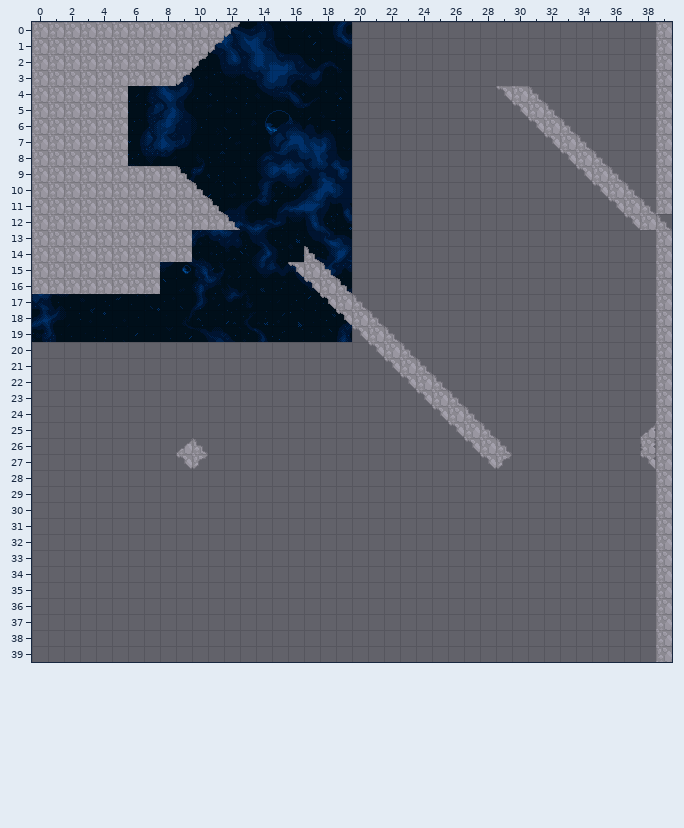
One commit to this Tiled map (JSON): core/assets/levels/level_1/level_4.tmj. The picture above is the old version.
Cells are 16x16 px. Shown: x 0..39, y 0..39.
And afterwards:
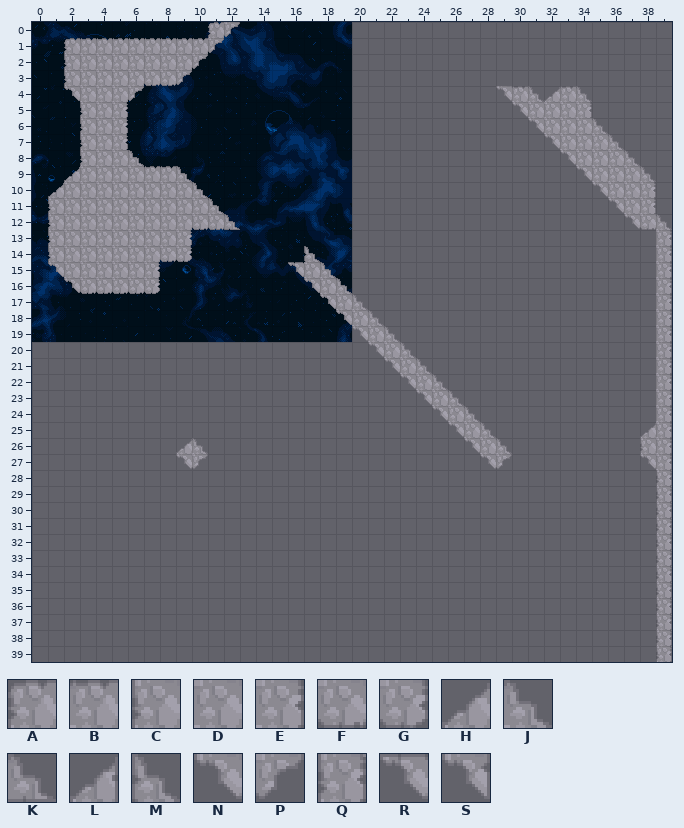
Key: from "tileset": A 0 "GameObject", B 1 "GameObject", C 16 "GameObject", D 17 "GameObject", E 18 "GameObject", F 33 "GameObject", G 34 "GameObject", H 66 "GameObject", J 67 "GameObject", K 71 "GameObject", L 73 "GameObject", M 75 "GameObject", N 82 "GameObject", P 83 "GameObject", Q 89 "GameObject", R 101 "GameObject", S 105 "GameObject".
_ is an empty cell.
Diff:
Layer "Tile Layer 1":
Tile D gives way to tile A in row 0 at x 11; in row 1 at x 2.
Tile D gives way to tile B in row 1 at x 3 to 10; in row 4 at x 30; in row 9 at x 7 to 8.
The edit adds tile B in row 4 at x 33.
Tile D gives way to tile C in rows 2 to 3 at x 2; in rows 5 to 8 at x 3; in rows 11 to 14 at x 1.
Tile Q gives way to tile C in row 26 at x 38.
Tile J gives way to tile D in row 5 at x 32; in row 6 at x 33; in row 7 at x 34; in row 8 at x 35; in row 9 at x 36; in row 10 at x 37.
The edit adds tile D in row 5 at x 33; in row 6 at x 34; in row 7 at x 35; in row 8 at x 36; in row 9 at x 37.
Tile D gives way to tile E in rows 5 to 7 at x 5; in row 13 at x 9 and 39; in row 14 at x 39; in row 15 at x 7 and 39; in rows 16 to 27 at x 39.
Tile J gives way to tile E in row 11 at x 38.
The edit adds tile E in row 5 at x 34; in row 10 at x 38.
Tile D gives way to tile F in row 3 at x 7 to 8; in row 12 at x 10 to 11 and 38; in row 14 at x 8; in row 16 at x 3 to 6.
Tile D gives way to tile G in row 14 at x 9; in row 16 at x 7.
Tile D gives way to tile H in row 9 at x 2; in row 10 at x 1.
Tile L gives way to tile H in row 25 at x 38.
The edit adds tile H in row 4 at x 32.
The edit adds tile J in row 4 at x 34; in row 6 at x 35; in row 7 at x 36; in row 8 at x 6 and 37; in row 9 at x 38.
Tile J gives way to tile K in row 12 at x 12.
Tile J gives way to tile M in row 14 at x 17.
Tile D gives way to tile N in row 4 at x 2; in row 15 at x 1; in row 16 at x 2.
Tile S gives way to tile N in row 27 at x 38.
The edit adds tile P in row 4 at x 6.
Tile D gives way to tile Q in rows 28 to 39 at x 39.
Tile N gives way to tile R in row 15 at x 16.
Tile D is gone in row 0 at x 0 to 10 and 39; in rows 1 to 4 at x 0 to 1 and 39; in rows 5 to 8 at x 0 to 2 and 39; in row 9 at x 0 to 1 and 39; in rows 10 to 11 at x 0 and 39; in rows 12 to 15 at x 0.
Tile D is gone in row 16 at x 0 to 1.
Where, in picture pixels (left, top, right, bottom), the same in both pictures:
changed: (32, 22, 238, 294)
changed: (544, 22, 672, 662)
changed: (512, 86, 528, 98)
changed: (289, 248, 307, 264)
